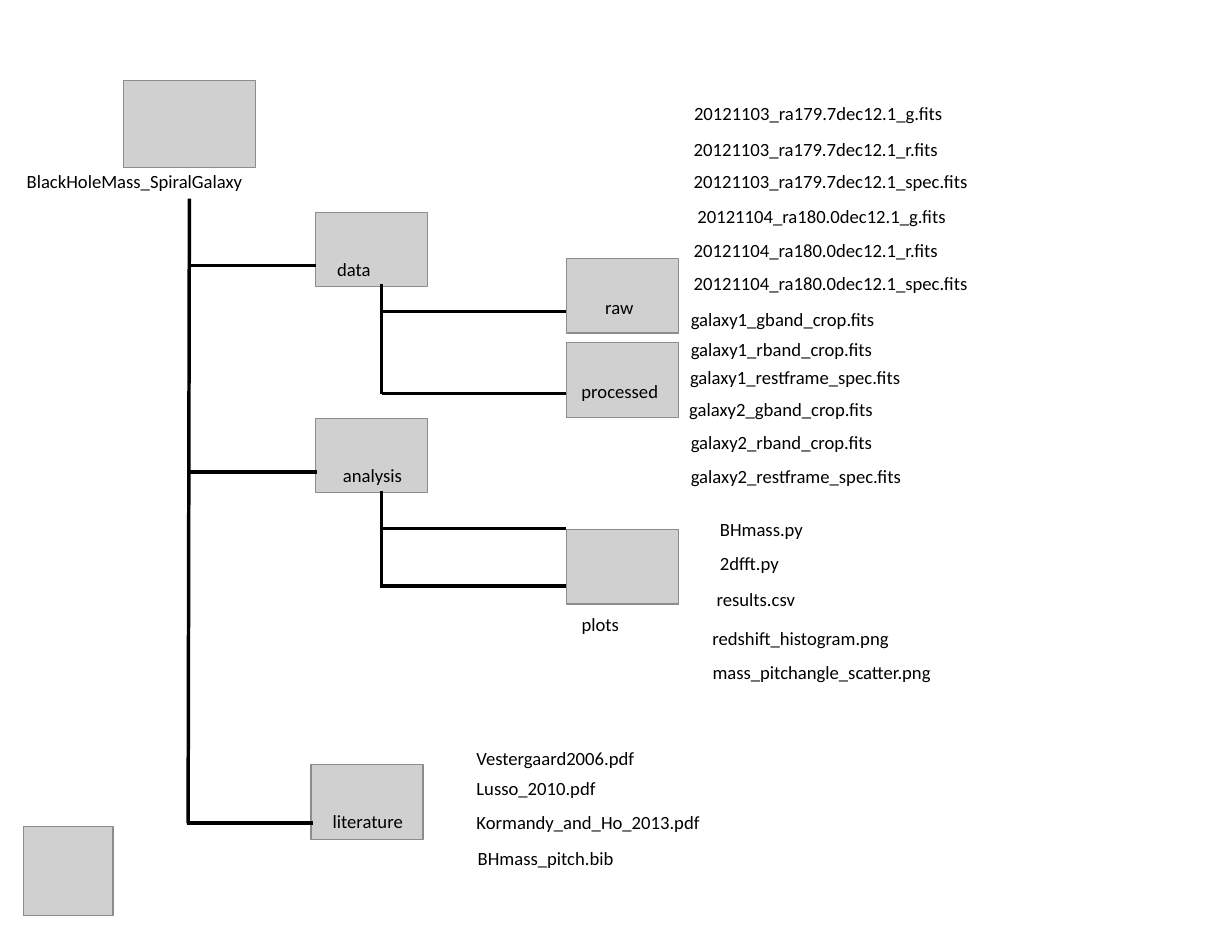
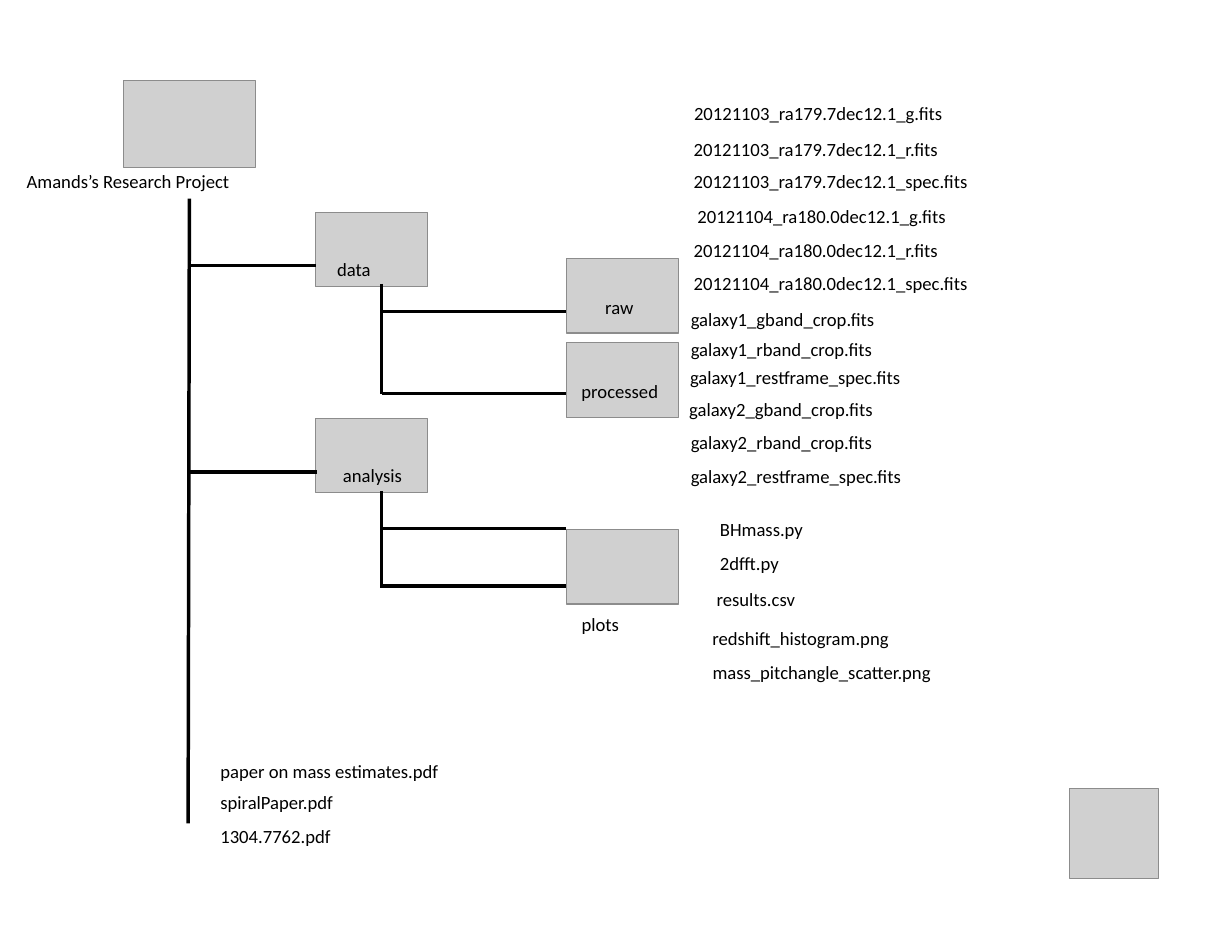
Before and after one commit to oulib-resdata/datamgmt_101, a slide deck: slide 1 of worksheet.pptx. Drawn at 1232x952 pixels with LibreOffice and Linux fonts; fonts in the diff are those of the drawing; grey boxes stand for pictures. Boxes give left, top, right and bottom in pixels: in the first picture for what was removed or moved away, otherwise in the second. Text is boxed around its words. In the diff, an @@ line names an element or a change of style, - is before the commit and + after.

```diff
--- a/worksheet.pptx
+++ b/worksheet.pptx
@@ text at (27,175,229,191): text changed @@
-BlackHoleMass_SpiralGalaxy
+Amands’s Research Project
@@ text at (220,765,438,781): text changed @@
-Vestergaard2006.pdf
+paper on mass estimates.pdf
@@ picture removed at (311,765,423,840) @@
@@ text at (220,796,332,812): text changed @@
-Lusso_2010.pdf
+spiralPaper.pdf
@@ picture: place and size @@
-picture at (24,827,113,916)
+picture at (1070,788,1159,878)
@@ line removed from (187, 823) to (314, 823) @@
@@ text at (220,830,330,846): text changed @@
-Kormandy_and_Ho_2013.pdf
+1304.7762.pdf
@@ text removed at (333,815,403,828) @@
-literature
@@ text removed at (478,852,614,868) @@
-BHmass_pitch.bib
```
Also in this commit, not shown: 1 slide added.
